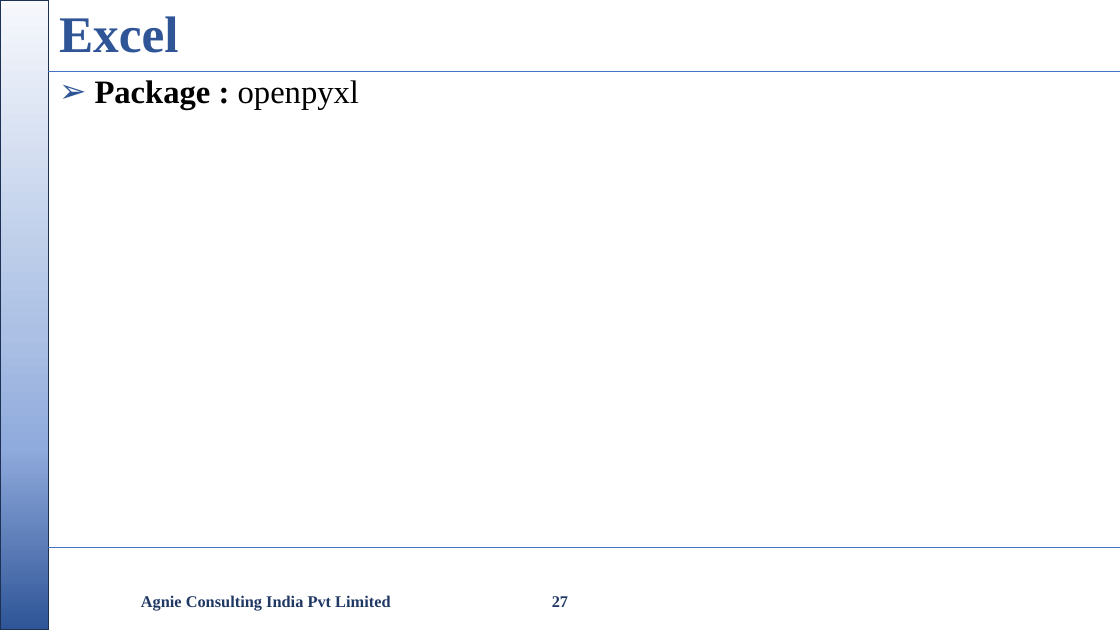
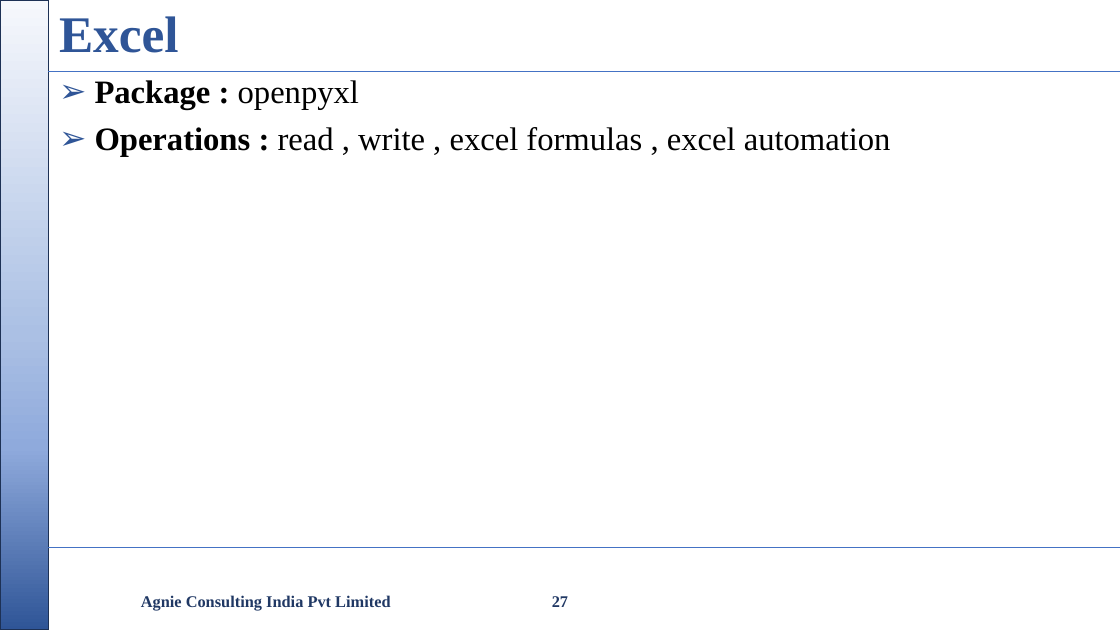
Before and after one commit to nikishdaniel1-del/Python-Cls, a slide deck: slide 27 of python class/Python Class.pptx. Drawn at 1120x630 pixels with LibreOffice and Linux fonts; fonts in the diff are those of the drawing; background and template pictures are left out. Boxes give left, top, right and bottom in pixels: in the first picture for what was removed or moved away, otherwise in the second. Text is boxed around its words. In the diff, an @@ line names an element or a change of style, - is before the commit and + after.

```diff
--- a/python class/Python Class.pptx
+++ b/python class/Python Class.pptx
@@ text at (95,127,891,157): paragraph added @@
+➢ Operations : read , write , excel formulas , excel automation
```
Also in this commit, not shown: 3 other slides changed, 5 other files.
